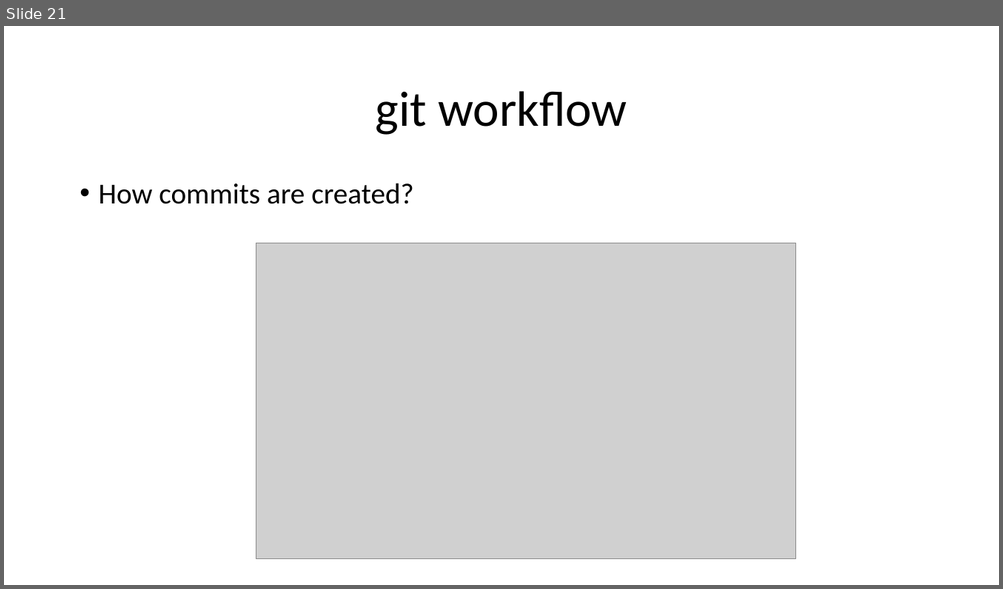
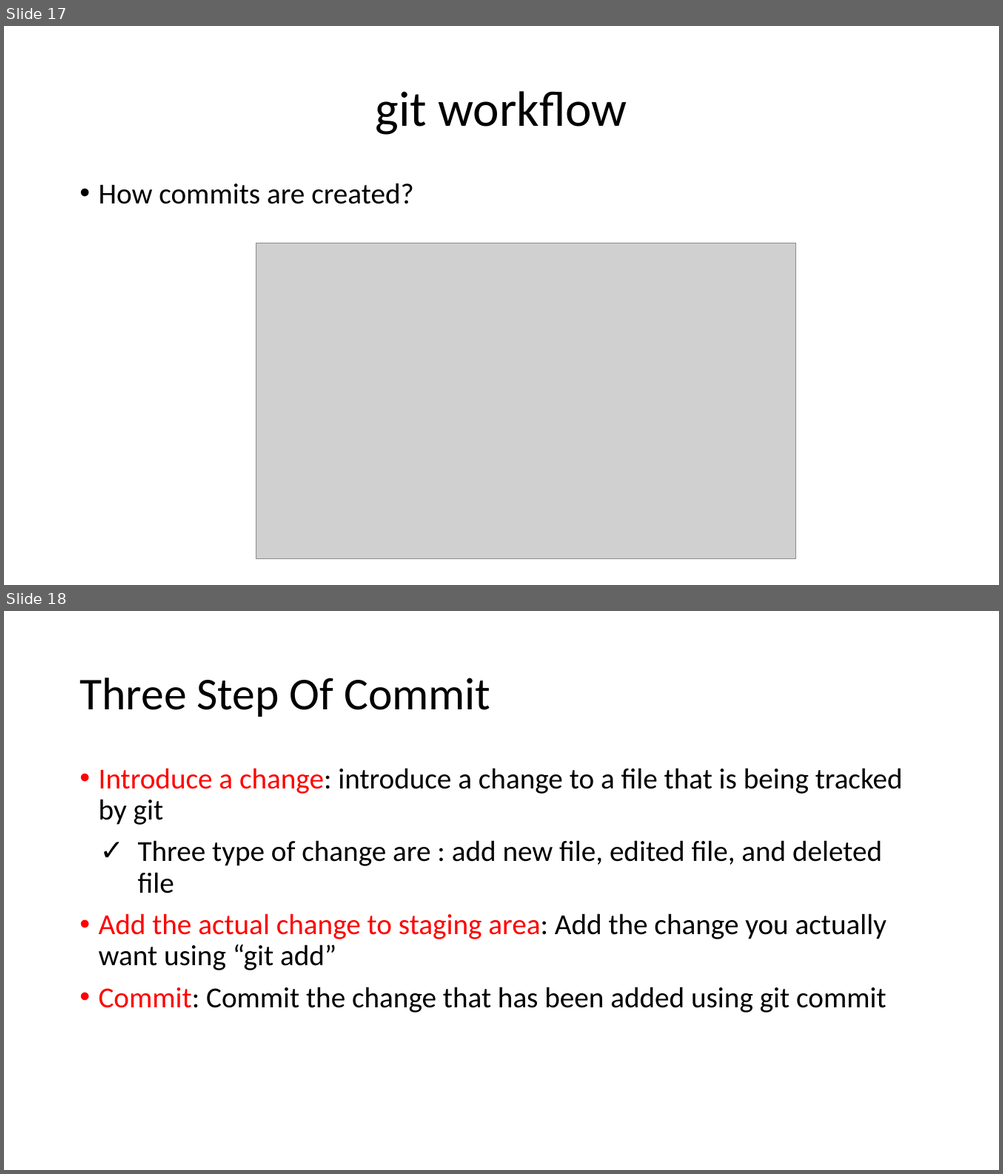
Before and after one commit to ronyelkahfi/github-presentation, a slide deck: introduce GIT.pptx. Shown one above the other, each under a label of ours: slide 21 before the commit, slides 17 and 18 after it. The pictures are 1003x589 and 1003x1174 pixels, drawn with LibreOffice and Linux fonts; fonts in the diff are those of the drawing; grey boxes stand for pictures. Boxes give left, top, right and bottom in pixels: in the first picture for what was removed or moved away, otherwise in the second. Text is boxed around its words. In the diff, an @@ line names an element or a change of style, - is before the commit and + after.

```diff
--- a/introduce GIT.pptx
+++ b/introduce GIT.pptx
@@ slide 18 added at (4,611,999,1170), background #FFFFFF @@
@@ title added at (79,678,490,717), 44 pt, text #000000 @@
+Three Step Of Commit
@@ text added at (99,768,902,1013), 28 pt, text #000000 @@
+• Introduce a change: introduce a change to a file that is being tracked by git
+✓ Three type of change are : add new file, edited file, and deleted file
+• Add the actual change to staging area: Add the change you actually want using “git add”
+• Commit: Commit the change that has been added using git commit
@@ what was slide 21 is now slide 17 @@
```
Also in this commit, not shown: 13 slides changed, 9 other slides added, 4 slides removed.
